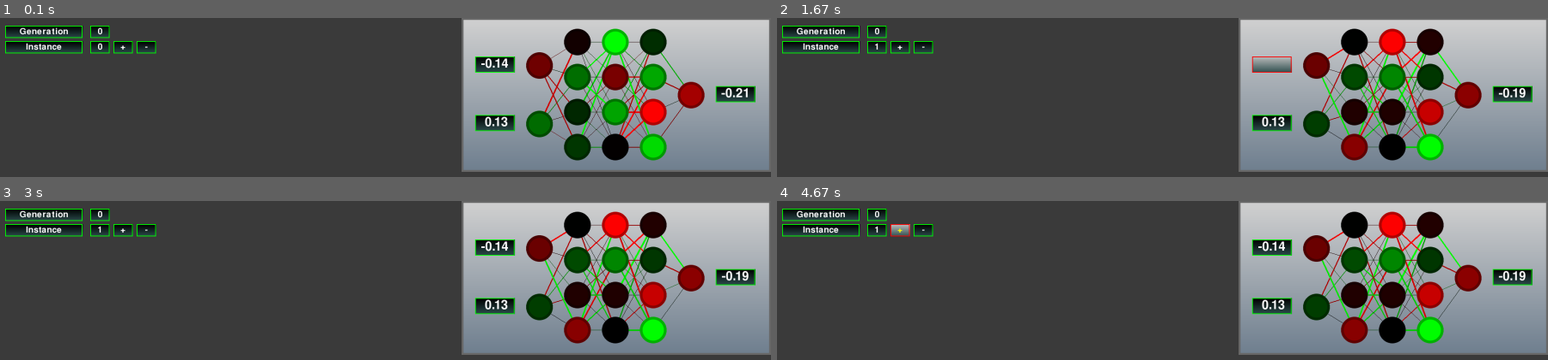
Above: before the commit, frames 1-4 (two rows, left to right).
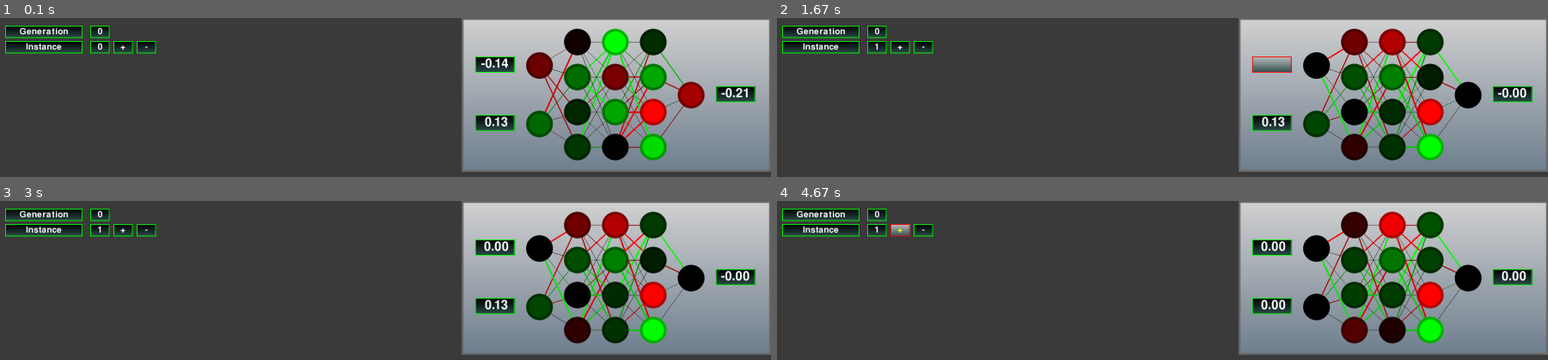
Above: after the commit, the same moments.

Repository: jakub530/PyGame-Neural-Net
Game: pygame game, started from node_vis.py
Same seed, same stepped clock (60 frames per second), same inputs: the game is played once before the commit and once after it.
Inputs (mouse positions are in pixels of both pictures, inside the frame that each line leads up to):
- Up to frame 1 (0.1 s): no input
- Up to frame 2 (1.67 s): click (outside the picture) at 0.38 s; press the mouse at (1270, 64) at 0.7 s; move the mouse to (1085, 68) at 0.8 s; release the mouse at (900, 73) at 0.93 s; press the mouse at (900, 46) at 1.03 s; move the mouse to (1154, 67) at 1.13 s; release the mouse at (1416, 87) at 1.27 s; press the mouse at (1270, 64) at 1.37 s; move the mouse to (1316, 64) at 1.47 s; release the mouse at (1362, 64) at 1.6 s
- Up to frame 3 (3 s): press the mouse at (123, 229) at 1.7 s; move the mouse to (393, 348) at 1.8 s; release the mouse at (outside the picture) at 1.93 s; press the mouse at (146, 229) at 2.03 s; move the mouse to (239, 269) at 2.13 s; release the mouse at (339, 309) at 2.27 s; press the mouse at (146, 229) at 2.37 s; move the mouse to (outside the picture) at 2.47 s; release the mouse at (outside the picture) at 2.6 s; press the mouse at (123, 229) at 2.7 s; move the mouse to (outside the picture) at 2.8 s; release the mouse at (outside the picture) at 2.93 s
- Up to frame 4 (4.67 s): press the mouse at (1270, 305) at 3.03 s; move the mouse to (1208, 286) at 3.13 s; release the mouse at (1147, 269) at 3.27 s; press the mouse at (923, 229) at 3.37 s; move the mouse to (outside the picture) at 3.47 s; release the mouse at (outside the picture) at 3.6 s; press the mouse at (1270, 247) at 4.2 s; move the mouse to (1177, 293) at 4.3 s; release the mouse at (1077, 337) at 4.43 s; press the mouse at (900, 229) at 4.53 s; move the mouse to (1147, 345) at 4.63 s

The runs differ from the first frame. In frame 2, 4.8% of the frame differs, in the area x 68-98%, y 6-90%; in frame 3, 4.9%, in the area x 62-98%, y 6-90%; in frame 4, 4.8%.

Commit message:
Refactoring

Diff:
--- a/node_vis.py
+++ b/node_vis.py
@@ -84,6 +84,7 @@
         self.draw_connections(mock_val)
         self.draw_nodes(offset)
         self.update_txt_values(txt_boxes)
+
 
 
     def init_layers(self, h_layers, inputs, outputs, layer_type):
@@ -229,28 +230,21 @@
                     text = str(np.around(node.val,2))
                     text = self.format_text(text)
                     all_text_boxes.elems[name[layer_ind]+"_"+str(ind)].update_text(text)
-
-        #for ind, node in enumerate(self.layers[0].nodes):
-        #    if all_text_boxes.elems["input_"+str(ind)].active == False:
-        #        text = str(np.around(node.val,2))
-        #        text = self.format_text(text)
-        #        all_text_boxes.elems["input_"+str(ind)].update_text(text)
-        #for ind, node in enumerate(self.layers[-1].nodes):
-        #    text = str(np.around(node.val,2))
-        #    text = self.format_text(text)
-        #    all_text_boxes.elems["output_"+str(ind)].update_text(text)
-
-    def update_inputs(self, all_text_boxes, event_flag, inputs):
-        if(event_flag == True):
-            inputs = []
-            for ind, node in enumerate(self.layers[0].nodes):
+                #all_text_boxes.elems[name[layer_ind]+"_"+str(ind)].deactivation_flag = False
+
+    def update_inputs(self, all_text_boxes, old_inputs):
+
+        inputs = old_inputs.copy()
+        for ind, node in enumerate(self.layers[0].nodes):
+            if all_text_boxes.elems["input_"+str(ind)].active == False:
                 txtbox_value = all_text_boxes.get_texbox_value("input_"+str(ind))
                 try:
                     node.val = float(txtbox_value)
                 except:
                     node.val = 0
-                inputs.append(node.val)
-        return np.array(inputs)
+                inputs[ind] = node.val
+
+        return inputs
 
 
     def setup_text_boxes(self, all_text_boxes):
@@ -312,7 +306,6 @@
 
     my_nn = nn_lib.nn_tmp(hidden_layers, input_number, outputs, 50, 0)
     current_gen = my_nn.generations[global_args["gen_number"]]
-    #my_nn = first_gen[0]
 
     text_boxes = pygame_lib.text_boxes(default_centre_text = True)
     buttons = pygame_lib.buttons()
@@ -334,7 +327,7 @@
             if event.type == pygame.QUIT:
                 break_flag = True
                 pygame.quit()
-            event_flag = text_boxes.check_events(event)
+            text_boxes.check_events(event)
             buttons.check_events(event, global_args)
 
         if(break_flag):
@@ -342,8 +335,10 @@
 
         screen.fill((60,60,60 ))
         draw_others(screen,size,box_dim)
-
-        inputs = my_nn_vis.update_inputs(text_boxes, event_flag, inputs)
+        if start_flag == False:
+            inputs = my_nn_vis.update_inputs(text_boxes, inputs)
+        #print(inputs)
+        #inputs = np.random.uniform(-0.2,0.2,input_number)
         output, all_values = current_gen.instances[global_args["inst_number"]].calculate_output(inputs)
         my_nn_vis.update_and_draw(text_boxes, all_values, global_args["weights"])
 
--- a/pygame_lib.py
+++ b/pygame_lib.py
@@ -81,6 +81,7 @@
         self.interact = params["interact"]
         self.find_height()
         self.update_text(params["text"])
+        self.deactivation_flag = False
         self.set_text_loc()
 
     def find_height(self):
@@ -112,6 +113,9 @@
     def change_active(self, new_state):
         self.active = new_state
         self.update_text(self.text)
+
+    def set_deactivation_flag(self):
+        self.deactivation_flag = True
 
     def set_text_loc(self):
         if self.centre_text == False:
@@ -190,7 +194,6 @@
             else:
                 return name
 
-
     def parse_default_args(self,**kwargs):
         params = {}
         elem_colors = self.parse_colors(**kwargs)
@@ -225,6 +228,7 @@
                         input_box.update_text("")
                     else:
                         input_box.change_active(False)
+
         if event.type == pg.KEYDOWN:
             for input_box in self.elems.values():
                 if input_box.active:
